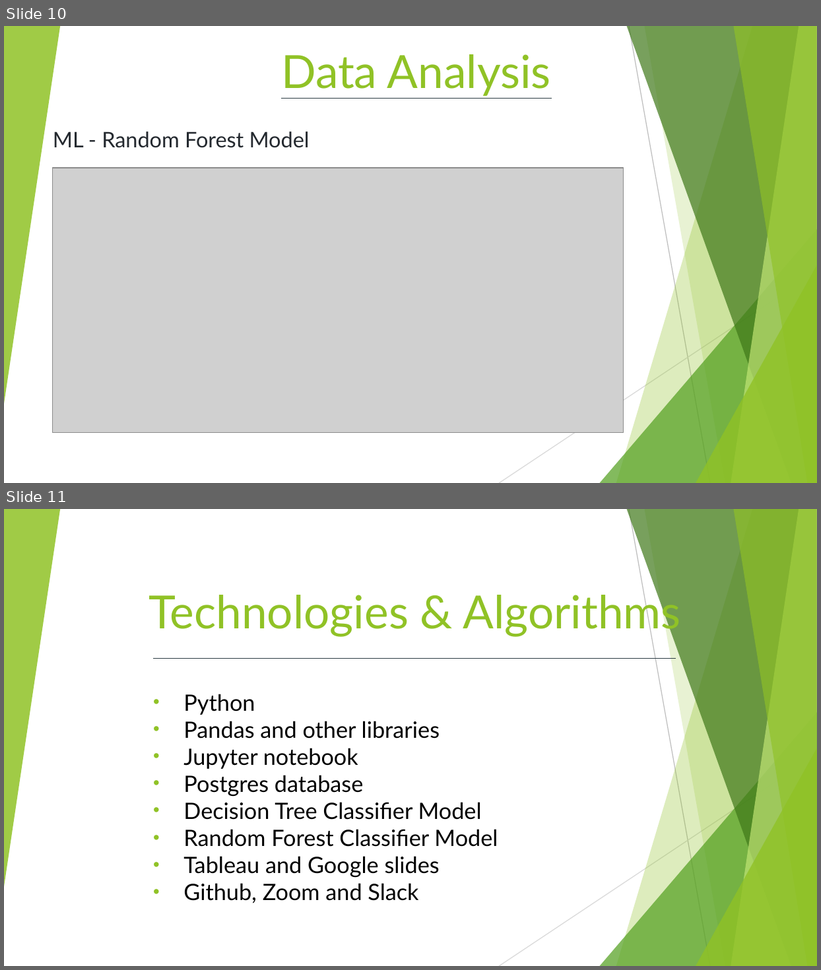
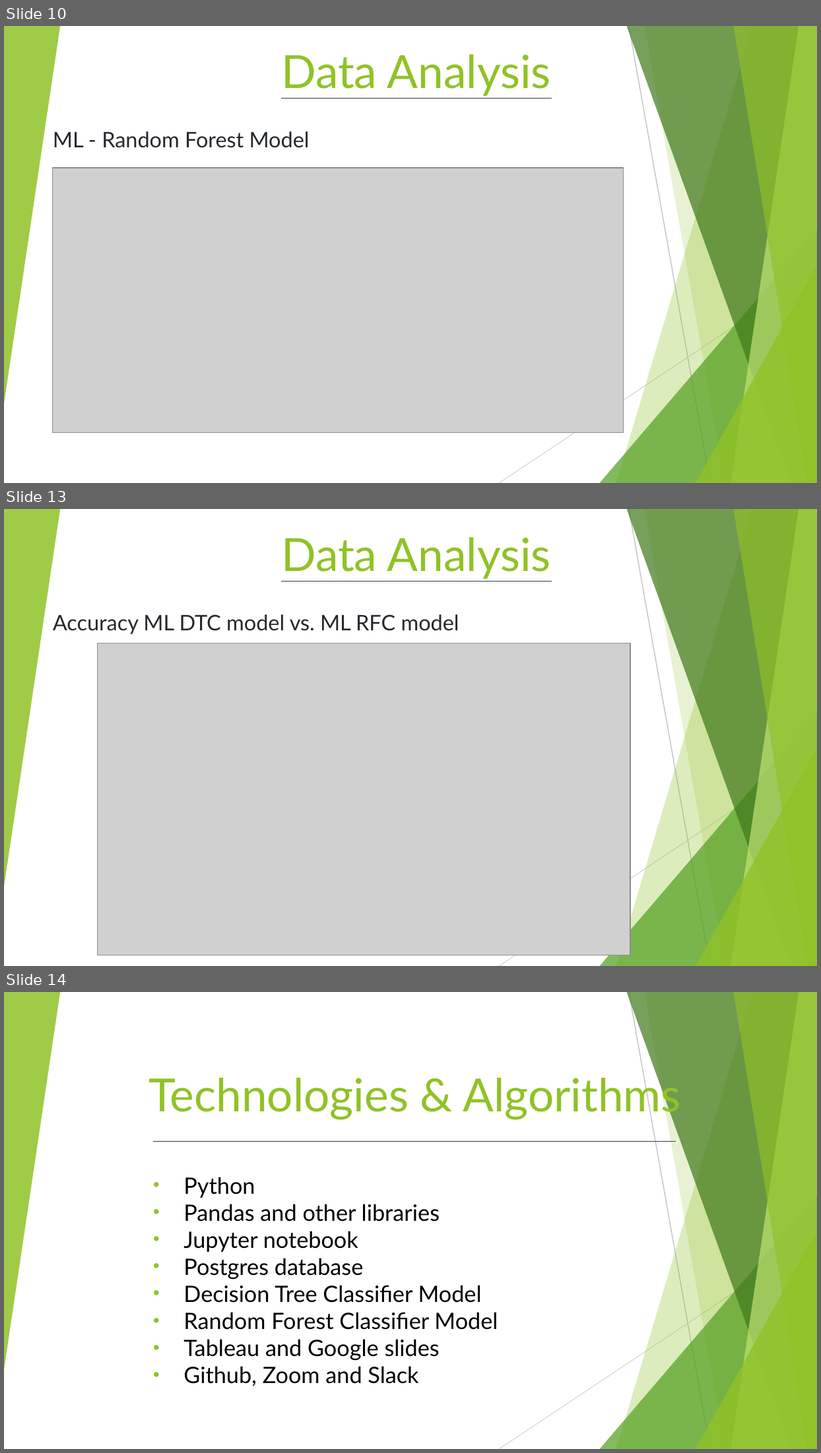
Before and after one commit to GerlechJen/Predicting-Auto-Insurance-Fraud-Claims, a slide deck: Team_6.pptx. Shown one above the other, each under a label of ours: slides 10 and 11 before the commit, slides 10, 13 and 14 after it; the slides between them are not shown. The pictures are 821x970 and 821x1453 pixels, drawn with LibreOffice and Linux fonts; fonts in the diff are those of the drawing; grey boxes stand for pictures. Boxes give left, top, right and bottom in pixels: in the first picture for what was removed or moved away, otherwise in the second. Text is boxed around its words. In the diff, an @@ line names an element or a change of style, - is before the commit and + after.

```diff
--- a/Team_6.pptx
+++ b/Team_6.pptx
@@ slide 13 added at (x1=4, y1=509, x2=817, y2=966), background #FFFFFF; not listed: 10 template elements that a slide beside it also shows @@
@@ title added at (x1=281, y1=537, x2=551, y2=579), 40.5 pt, text #90C226 @@
+Data Analysis
@@ line added from (281, 582) to (551, 582), #2C3C43 0.75 pt @@
@@ subtitle added at (x1=53, y1=615, x2=459, y2=634), 19 pt, text #24292F @@
+Accuracy ML DTC model vs. ML RFC model
@@ picture added at (x1=98, y1=643, x2=631, y2=955) @@
@@ what was slide 11 is now slide 14 @@
```
Also in this commit, not shown: 4 slides changed, 4 other slides added, 2 other files.
